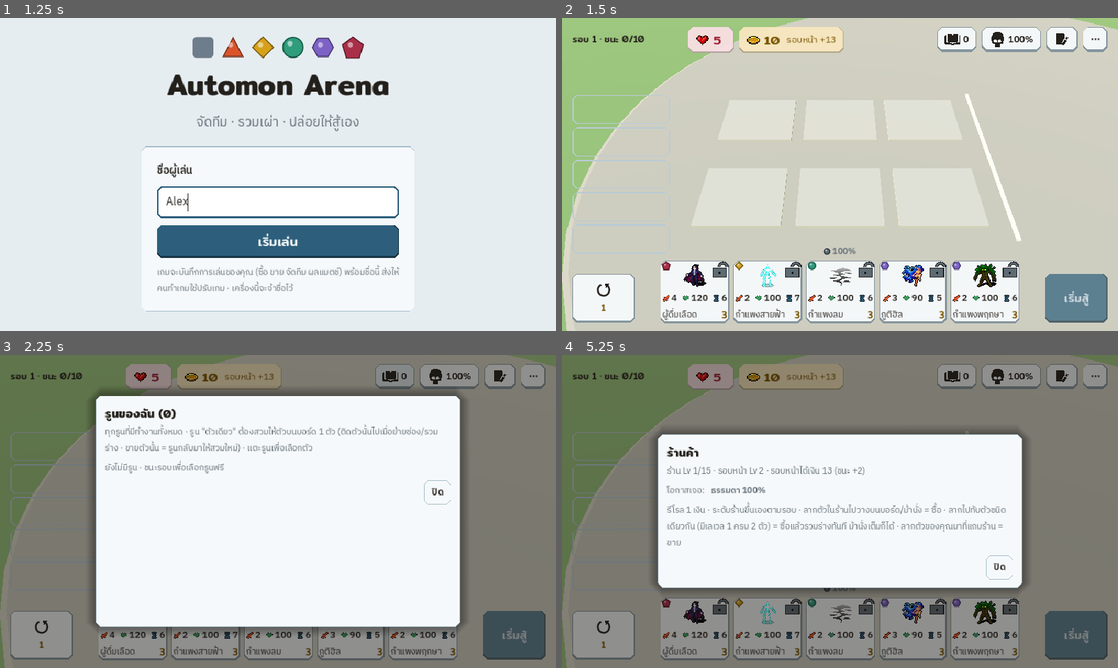
Above: before the commit, frames 1-4 (two rows, left to right).
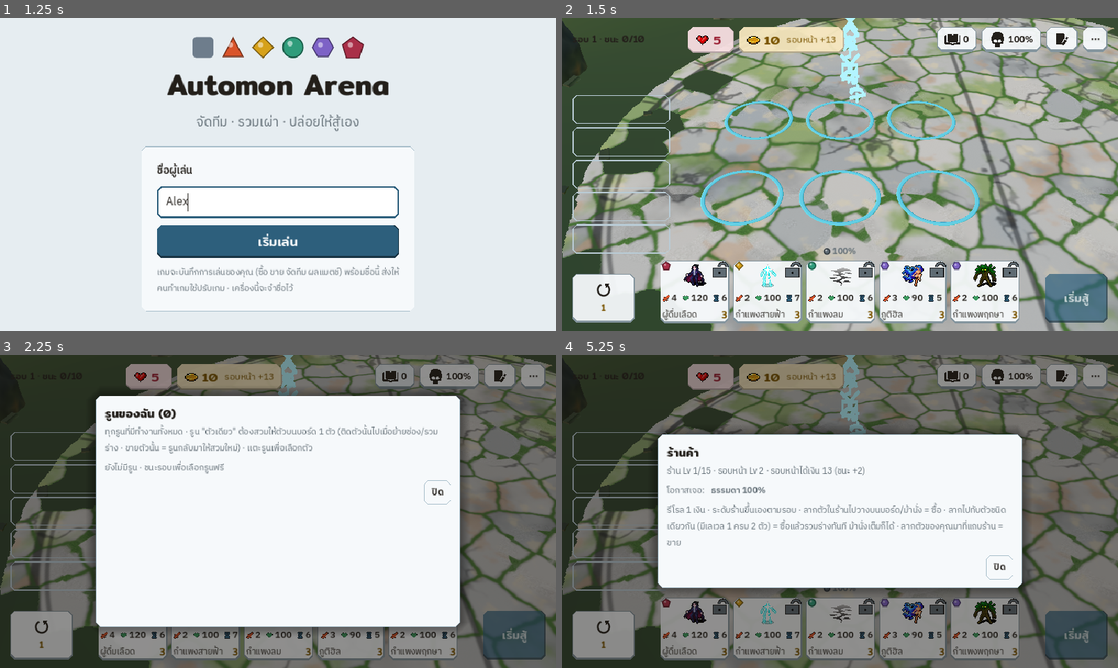
Above: after the commit, the same moments.

Repository: nuttratts-code/automon-arena
Game: Godot game, scene res://scenes/main.tscn
Two runs of this game, one before a commit and one after it. Both use one fixed random seed, a clock stepped at 60 frames per second and the inputs below.
Inputs (mouse positions are in pixels of both pictures, inside the frame that each line leads up to):
- Up to frame 1 (1.25 s): click (278, 202) at 0.52 s; type "Alex" at 0.6 s
- Up to frame 2 (1.5 s): click "เริ่มเล่น" at 1.25 s
- Up to frame 3 (2.25 s): click "0" at 2 s
- Up to frame 4 (5.25 s): click "100%" at 2.75 s; click (1062, 376) at 3.5 s; click "⋯" at 4.25 s; click (840, 589) at 5 s

Frame 1 is identical in both runs. In frame 2, 68% of the frame differs, in the area x 0-100%, y 0-100%; in frame 3, 23%; in frame 4, 28%.

Commit message:
Set 215 WIP: rune plaza scene exported from Blender (export_godot.py + plaza_clean.py) + stage3d loads it, rune rings (B1), dusk dark theme (C1)
Co-Authored-By: Claude Opus 5.5 <noreply@anthropic.com>

Diff:
--- a/godot/scripts/ui/stage3d.gd
+++ b/godot/scripts/ui/stage3d.gd
@@ -1,4 +1,5 @@
 # Set 206 (plan-set206 step 1 · user picks A2 B1 C1): the shared 3D arena under the prep and battle screens.
+# Set 215 (J2): the floor is now the Blender rune plaza scene (see _scene); the code floor below is its stand-in when it cannot load.
 # Placeholder look made only from code (B1): sky gradient, grass, a round stone plaza, 12 slot tiles with a rune rim, a midline,
 # one key light from the top-left (it matches the light painted into the sprites, art-style §2). Units are Sprite3D (A2):
 # Nearest filter, alpha-cut Discard, unshaded, one height for every unit, the quad leaned back so it faces camera angle A,
@@ -117,10 +118,11 @@
 	var dark := TH.dark
 	var env := Environment.new()
 	var sky_mat := ProceduralSkyMaterial.new()
-	sky_mat.sky_top_color = Color("#2c3a5c") if dark else Color("#5f93c4")
-	sky_mat.sky_horizon_color = Color("#6f7488") if dark else Color("#cfe1e8")
+	# set 215 (J2): day colours from the Blender scene's world ramp (art/scene/runeplaza-v5.blend); dark theme = dusk (owner C1)
+	sky_mat.sky_top_color = Color("#232a55") if dark else Color("#3a6fc4")
+	sky_mat.sky_horizon_color = Color("#8a6f8c") if dark else Color("#bcd0e6")
 	sky_mat.ground_horizon_color = sky_mat.sky_horizon_color
-	sky_mat.ground_bottom_color = Color("#2e3a28") if dark else Color("#6d8a4c")
+	sky_mat.ground_bottom_color = Color("#2b3326") if dark else Color("#6d8a4c")
 	sky_mat.sun_angle_max = 0.0
 	var sky := Sky.new()
 	sky.sky_material = sky_mat
@@ -144,8 +146,8 @@
 	add_child(env_node)
 	sun = DirectionalLight3D.new()
 	sun.name = "Sun"
-	sun.light_energy = 0.7 if dark else 1.15
-	sun.light_color = Color("#c9d4ff") if dark else Color("#fff1d6")
+	sun.light_energy = 0.75 if dark else 1.15
+	sun.light_color = Color("#ffb98a") if dark else Color("#fff1d6") # dusk: a low warm sun
 	# set 214 (find-cause): in the gl_compatibility renderer a shadowed sun is drawn in an extra pass that is added in
 	# sRGB space, not linear (measured: the added light matches sRGB addition to the unit) → 3–5× too bright, the plaza
 	# went pure white. Glow / HDR 2D did not change it. Units keep their blob shadow, so the sun casts no shadow.
@@ -157,7 +159,7 @@
 	cam.fov = FOV
 	cam.keep_aspect = Camera3D.KEEP_HEIGHT
 	cam.near = 0.3
-	cam.far = 200.0
+	cam.far = 2600.0 # set 215: the far hills of the rune plaza scene reach ~2,200 units
 	add_child(cam)
 	cam.transform = Transform3D(cam_basis(), Vector3(0, 9, 14))
 	_floor(dark)
@@ -184,7 +186,99 @@
 	add_child(mi)
 	return mi
 
+# set 215 (J2, owner A2 + B1): the rune plaza scene made in Blender (art/blender/export_godot.py → art/arena/runeplaza.glb +
+# plaza.png). Its meshes carry their colour as vertex colours; the code gives each part its material here. When the scene
+# cannot load (a headless run on a fresh checkout without the import step) the old code floor stands in — same slots.
+const SCENE := "res://art/arena/runeplaza.glb"
+const PLAZA_TEX := "res://art/arena/plaza.png"
+const RING_R := 0.84 # rune ring around a slot (outer radius, world) — the tile is TILE wide
+const RING_W := 0.09
+var scene_loaded := false
+
 func _floor(dark: bool) -> void:
+	scene_loaded = _scene(dark)
+	if not scene_loaded:
+		_code_floor(dark)
+	rim_idle = Color("#4fd0ff") if dark else Color("#5bd3e6")
+	for s in 2:
+		for row in 3:
+			for lane in 2:
+				var c := slot_pos(s, row, lane)
+				var rk := key(s, row, lane)
+				# the carved rune ring that always shows (owner B1: round rings like the target picture)
+				var t1 := _ring(RING_R, RING_W, c + Vector3(0, 0.04, 0), _mat(rim_idle.darkened(0.25), 0.55 if dark else 0.35), "Tile" + rk.replace(":", "_"))
+				# the lit ring: shows while dragging or when a state lights the slot (tint)
+				var rm := _mat(rim_idle, 0.25)
+				var r1 := _ring(RING_R + 0.05, RING_W * 2.0, c + Vector3(0, 0.05, 0), rm, "Rim" + rk.replace(":", "_"))
+				tiles[rk] = rm
+				rims[rk] = r1
+				r1.set_meta("key", rk)
+				r1.visible = false
+				if s == 1:
+					foe_tiles.append([r1, r1.position.y])
+					foe_tiles.append([t1, t1.position.y])
+	if not scene_loaded: # the scene's plaza picture has its own midline
+		_box(Vector3(0.08, 0.04, 5.2), Vector3(0, 0.02, 0), _mat(Color("#cfc3a8") if dark else Color("#efe6d0"), 0.1), "Mid")
+
+func _ring(r: float, w: float, at: Vector3, m: Material, nm: String) -> MeshInstance3D:
+	var mi := MeshInstance3D.new()
+	var tm := TorusMesh.new()
+	tm.inner_radius = r - w
+	tm.outer_radius = r
+	tm.rings = 48
+	tm.ring_segments = 6
+	mi.mesh = tm
+	mi.material_override = m
+	mi.scale = Vector3(1, 0.12, 1) # flat, lying in the stone
+	mi.position = at
+	mi.name = nm
+	mi.cast_shadow = GeometryInstance3D.SHADOW_CASTING_SETTING_OFF
+	add_child(mi)
+	return mi
+
+func _scene(dark: bool) -> bool:
+	if not ResourceLoader.exists(SCENE):
+		return false
+	var ps: Variant = ResourceLoader.load(SCENE)
+	if not (ps is PackedScene):
+		return false
+	var root: Node3D = (ps as PackedScene).instantiate()
+	root.name = "Plaza3D"
+	add_child(root)
+	var vc := func(rough: float) -> StandardMaterial3D:
+		var m := StandardMaterial3D.new()
+		m.vertex_color_use_as_albedo = true
+		m.roughness = rough
+		return m
+	var mats := {
+		"Near": vc.call(1.0), "Far": vc.call(1.0), "Flowers": vc.call(1.0), "Rocks": vc.call(0.95),
+		"Arch": vc.call(0.95), "Woods": vc.call(1.0),
+	}
+	var rune := StandardMaterial3D.new() # the carved runes on the standing stones glow (art-look §1 item 3: bright accents)
+	rune.shading_mode = BaseMaterial3D.SHADING_MODE_UNSHADED
+	rune.albedo_color = Color("#8fe8ff")
+	rune.emission_enabled = true
+	rune.emission = Color("#5fd6ff")
+	rune.emission_energy_multiplier = 2.2 if dark else 1.2
+	mats["Runes"] = rune
+	var plaza := StandardMaterial3D.new()
+	var tex: Variant = ResourceLoader.load(PLAZA_TEX) if ResourceLoader.exists(PLAZA_TEX) else null
+	if tex is Texture2D:
+		plaza.albedo_texture = tex
+	plaza.transparency = BaseMaterial3D.TRANSPARENCY_ALPHA_SCISSOR
+	plaza.alpha_scissor_threshold = 0.5
+	plaza.roughness = 1.0
+	mats["Plaza"] = plaza
+	for mi in root.find_children("*", "MeshInstance3D", true, false):
+		var m: Variant = mats.get(String(mi.name))
+		if m == null:
+			m = mats.get(String(mi.get_parent().name)) # some importers wrap a mesh in a node of the object's name
+		if m != null:
+			mi.material_override = m
+		mi.cast_shadow = GeometryInstance3D.SHADOW_CASTING_SETTING_OFF # set 214: no shadowed sun in Compatibility
+	return true
+
+func _code_floor(dark: bool) -> void:
 	var ground := MeshInstance3D.new()
 	ground.name = "Ground"
 	var pm := PlaneMesh.new()
@@ -204,23 +298,6 @@
 	plaza.material_override = _mat(Color("#5d574e") if dark else Color("#a59a88"))
 	plaza.position = Vector3(0, -0.05, 0)
 	add_child(plaza)
-	var stone := _mat(Color("#6e675c") if dark else Color("#bdb2a0"))
-	rim_idle = Color("#3f8f9c") if dark else Color("#5bbfcf")
-	for s in 2:
-		for row in 3:
-			for lane in 2:
-				var c := slot_pos(s, row, lane)
-				var rm := _mat(rim_idle, 0.25)
-				var r1 := _box(Vector3(TILE + 0.14, 0.03, TILE + 0.14), c + Vector3(0, 0.015, 0), rm, "Rim" + key(s, row, lane).replace(":", "_"))
-				var t1 := _box(Vector3(TILE - 0.08, 0.05, TILE - 0.08), c + Vector3(0, 0.03, 0), stone, "Tile" + key(s, row, lane).replace(":", "_"))
-				tiles[key(s, row, lane)] = rm
-				rims[key(s, row, lane)] = r1
-				r1.set_meta("key", key(s, row, lane))
-				r1.visible = false
-				if s == 1:
-					foe_tiles.append([r1, r1.position.y])
-					foe_tiles.append([t1, t1.position.y])
-	_box(Vector3(0.08, 0.04, 5.2), Vector3(0, 0.02, 0), _mat(Color("#cfc3a8") if dark else Color("#efe6d0"), 0.1), "Mid")
 
 func _ready() -> void:
 	if cam != null:
Binary file added: godot/art/arena/plaza.png
Binary file added: godot/art/arena/runeplaza.glb
